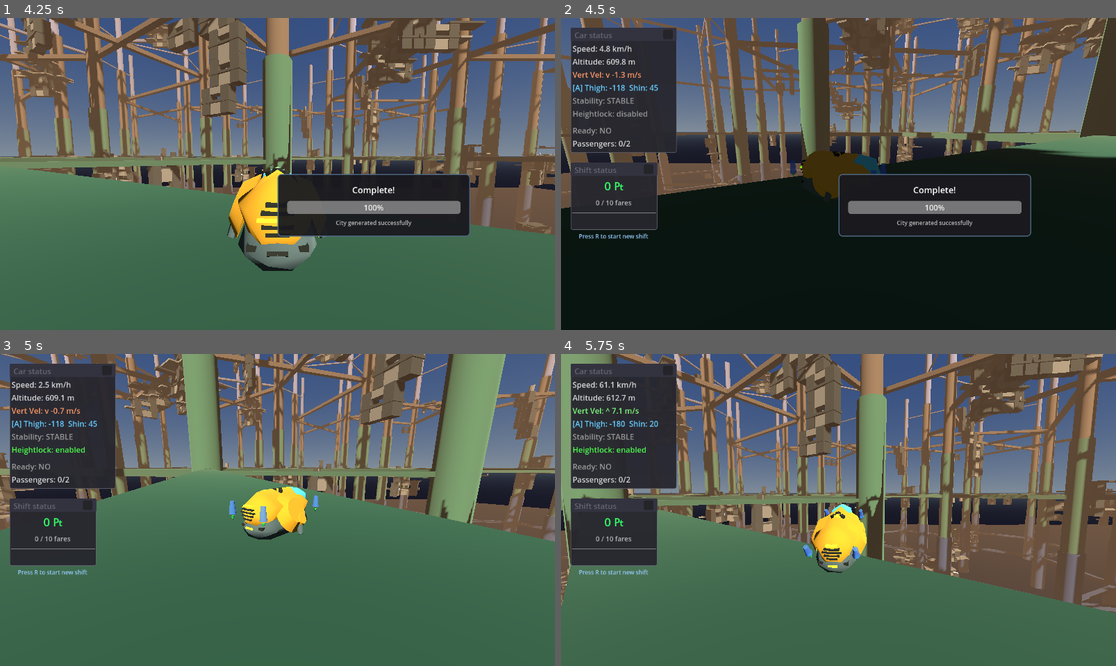
Above: before the commit, frames 1-4 (two rows, left to right).
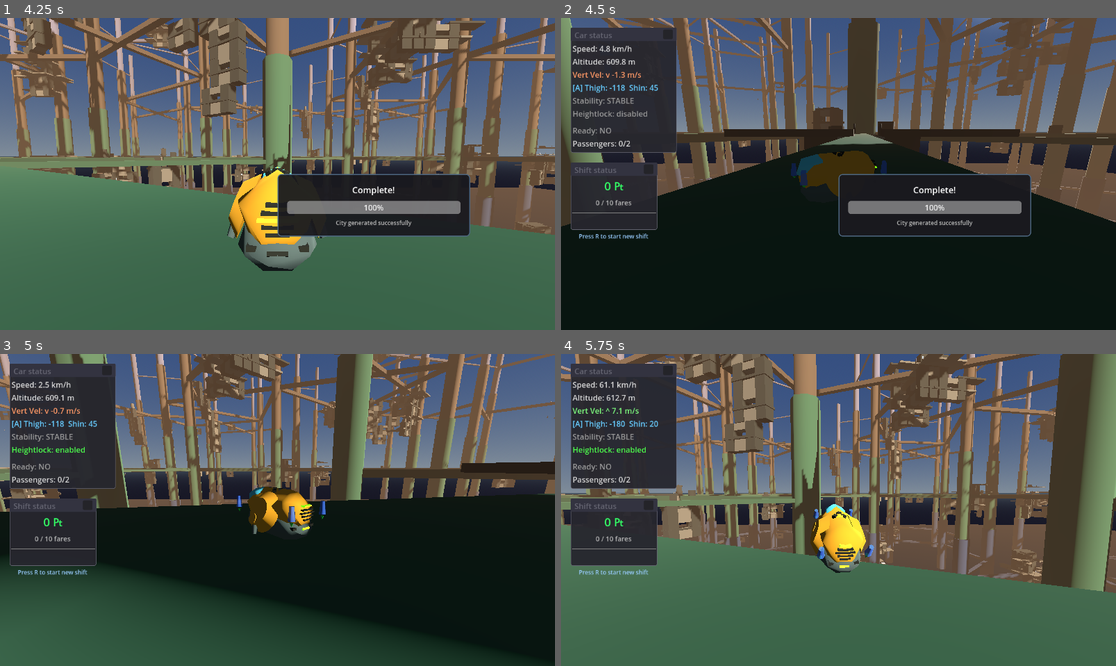
Above: after the commit, the same moments.

Repository: TaxiService/fcar
Game: Godot game, scene res://city/city_test.tscn
Same seed, same stepped clock (60 frames per second), same inputs: the game is played once before the commit and once after it.
Inputs (mouse positions are in pixels of both pictures, inside the frame that each line leads up to):
- Up to frame 1 (4.25 s): tap Enter at 0.5 s; move the mouse to (305, 174) at 0.52 s; hold W (forward) from 0.53 s (still down); tap Space (jump) at 0.6, 0.77, 1.07, 1.52, 1.55, 1.82, 2.3, 3.02, 3.05, 3.32, 3.77, 3.8, 4.07 s; click (305, 174) at 0.67 s; move the mouse to (249, 174) at 1.27 s; tap R (confirm) at 1.35 s; click (249, 174) at 1.42 s; move the mouse to (288, 167) at 2.02 s; tap C (crouch) at 2.1 s; click (288, 167) at 2.17 s; move the mouse to (271, 180) at 2.77 s; tap V (toggle_auto_hover) at 2.85 s; click (271, 180) at 2.92 s; move the mouse to (316, 177) at 3.52 s; tap F (toggle_control_lock) at 3.6 s; click (316, 177) at 3.67 s
- Up to frame 2 (4.5 s): release W (forward) at 4.25 s; drag from (672, 127) to (755, 96) at 4.27 s
- Up to frame 3 (5 s): no input
- Up to frame 4 (5.75 s): move the mouse to (866, 510) at 5.02 s; hold S (backward) from 5.03 s (still down); hold Shift from 5.03 s (still down); click (866, 510) at 5.17 s; tap Space (jump) at 5.3 s

Frame 1 is identical in both runs. In frame 2, 31% of the frame differs, in the area x 0-100%, y 0-67%; in frame 3, 68%, in the area x 0-100%, y 0-100%; in frame 4, 43%.

Commit message:
fixed weird snapping wonkiness in fcar camera, hopefully

Diff:
--- a/fcar/Camera3D.gd
+++ b/fcar/Camera3D.gd
@@ -100,37 +100,12 @@
 			mouse_pitch_offset = clamp(mouse_pitch_offset, deg_to_rad(-max_mouse_pitch), deg_to_rad(max_mouse_pitch))
 
 func _reset_camera_to_default():
-	# Start smooth reset of mouselook offsets
+	# Start smooth reset - both camera_yaw and mouse offsets will lerp toward their targets
+	# Using lerp_angle ensures we always take the shortest path
 	manual_reset_active = true
 	is_mouselooking = false
-	has_baseline = false  # Clear baseline on manual reset
-	auto_returning = false  # Cancel any auto-return in progress
-
-	# FIX: To avoid the "jump" bug, we need to keep effective_yaw constant
-	# while transferring the offset to camera_yaw
-	if target:
-		var target_forward = -target.global_transform.basis.z
-		var target_yaw_forward = Vector3(target_forward.x, 0, target_forward.z).normalized()
-		if target_yaw_forward.length() > 0.01:
-			var target_yaw = atan2(target_yaw_forward.x, target_yaw_forward.z)
-
-			# Current effective yaw (what the camera is actually showing)
-			var current_effective_yaw = camera_yaw + mouse_yaw_offset
-
-			# Snap camera_yaw to car's heading
-			camera_yaw = target_yaw
-
-			# Adjust mouse_yaw_offset so effective_yaw stays the same
-			# effective_yaw = camera_yaw + mouse_yaw_offset
-			# current_effective_yaw = new_camera_yaw + new_mouse_yaw_offset
-			# new_mouse_yaw_offset = current_effective_yaw - new_camera_yaw
-			mouse_yaw_offset = current_effective_yaw - camera_yaw
-
-	# Normalize yaw offset to take shortest path to 0
-	while mouse_yaw_offset > PI:
-		mouse_yaw_offset -= TAU
-	while mouse_yaw_offset < -PI:
-		mouse_yaw_offset += TAU
+	has_baseline = false
+	auto_returning = false
 
 func is_at_default_position() -> bool:
 	# Check if camera is at default position (no significant mouselook offset)
@@ -202,14 +177,8 @@
 
 	# Apply auto-return animation until we reach default
 	if auto_returning:
-		# Normalize yaw offset to -PI to PI to take the shortest path (fixes the "laps" bug)
-		while mouse_yaw_offset > PI:
-			mouse_yaw_offset -= TAU
-		while mouse_yaw_offset < -PI:
-			mouse_yaw_offset += TAU
-
-		# Lerp mouse offsets back to 0
-		mouse_yaw_offset = lerp(mouse_yaw_offset, 0.0, auto_return_speed * delta)
+		# Use lerp_angle for yaw to always take the shortest path
+		mouse_yaw_offset = lerp_angle(mouse_yaw_offset, 0.0, auto_return_speed * delta)
 		mouse_pitch_offset = lerp(mouse_pitch_offset, 0.0, auto_return_speed * delta)
 
 		# Stop when we've reached default
@@ -220,7 +189,8 @@
 
 	# Apply manual reset (from right-click) with smooth interpolation
 	if manual_reset_active:
-		mouse_yaw_offset = lerp(mouse_yaw_offset, 0.0, manual_reset_speed * delta)
+		# Use lerp_angle for yaw to always take the shortest path
+		mouse_yaw_offset = lerp_angle(mouse_yaw_offset, 0.0, manual_reset_speed * delta)
 		mouse_pitch_offset = lerp(mouse_pitch_offset, 0.0, manual_reset_speed * delta)
 
 		# Check if we've reached default position
@@ -236,17 +206,16 @@
 		current_yaw_speed = crash_rotation_lerp_speed
 
 	# Smoothly lerp camera yaw towards car's yaw (creates lag effect)
-	# But ONLY if camera is at default position - otherwise freeze camera yaw
-	# This makes Q/E not rotate the camera when you've manually positioned it
-	if is_at_default_position():
-		# Normalize angle difference to handle wraparound
-		var yaw_diff = target_yaw - camera_yaw
-		while yaw_diff > PI:
-			yaw_diff -= TAU
-		while yaw_diff < -PI:
-			yaw_diff += TAU
-
-		camera_yaw += yaw_diff * current_yaw_speed * delta
+	# Allow yaw tracking during:
+	# - Default position (normal following)
+	# - Manual reset (so camera tracks car while returning)
+	# - Auto return (so camera tracks car while returning)
+	# Freeze yaw only when user has manually positioned camera and isn't resetting
+	var should_track_yaw = is_at_default_position() or manual_reset_active or auto_returning
+
+	if should_track_yaw:
+		# Use lerp_angle to always take the shortest path around the circle
+		camera_yaw = lerp_angle(camera_yaw, target_yaw, current_yaw_speed * delta)
 
 	# Calculate effective yaw including mouse offset
 	var effective_yaw = camera_yaw + mouse_yaw_offset
